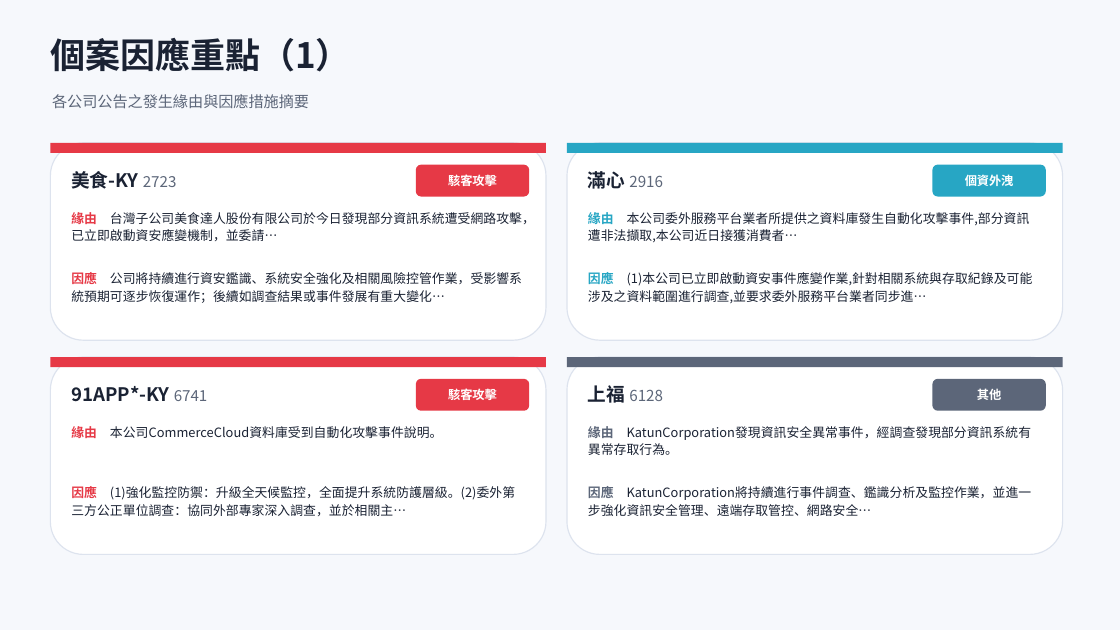
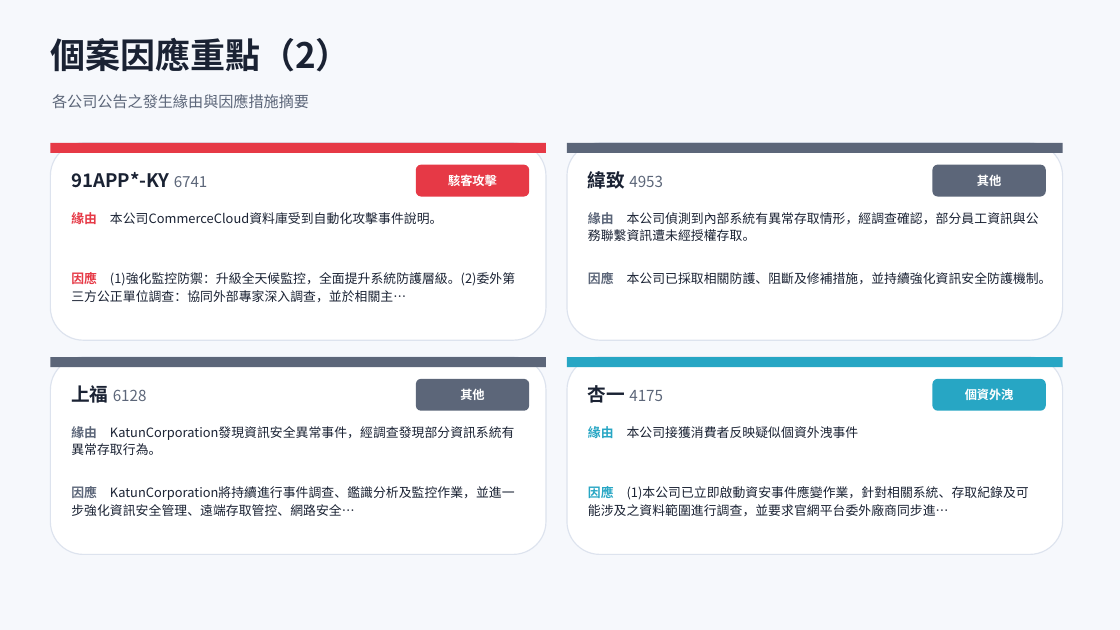
Before and after one commit to Johnnylin77/mops-isec-monitor, a slide deck: slide 7 of 資安事件因應分析.pptx (slide 6 before the commit). Drawn at 1120x630 pixels with LibreOffice and Linux fonts; fonts in the diff are those of the drawing. Boxes give left, top, right and bottom in pixels: in the first picture for what was removed or moved away, otherwise in the second. Text is boxed around its words. In the diff, an @@ line names an element or a change of style, - is before the commit and + after.

```diff
--- a/資安事件因應分析.pptx
+++ b/資安事件因應分析.pptx
@@ text at (50,38,351,72): text changed @@
-個案因應重點（1）
+個案因應重點（2）
@@ rectangle at (567,143,1063,153): fill #27A6C4 to #5C6679 @@
@@ text at (71,172,208,188): text changed @@
-美食-KY 2723
+91APP*-KY 6741
@@ text at (588,171,663,189): text changed @@
-滿心 2916
+緯致 4953
@@ rounded rectangle at (933,165,1046,197): fill #27A6C4 to #5C6679 @@
@@ text at (977,175,1001,186): text changed @@
-個資外洩
+其他
@@ text at (71,212,442,224): text changed @@
-緣由 台灣子公司美食達人股份有限公司於今日發現部分資訊系統遭受網路攻擊，已立即啟動資安應變機制，並委請…
+緣由 本公司CommerceCloud資料庫受到自動化攻擊事件說明。
@@ text at (588,212,1039,241): text changed @@
-緣由 本公司委外服務平台業者所提供之資料庫發生自動化攻擊事件,部分資訊遭非法擷取,本公司近日接獲消費者…
+緣由 本公司偵測到內部系統有異常存取情形，經調查確認，部分員工資訊與公務聯繫資訊遭未經授權存取。
@@ text at (71,272,515,302): text changed @@
-因應 公司將持續進行資安鑑識、系統安全強化及相關風險控管作業，受影響系統預期可逐步恢復運作；後續如調查結果或事件發展有重大變化…
+因應 (1)強化監控防禦：升級全天候監控，全面提升系統防護層級。(2)委外第三方公正單位調查：協同外部專家深入調查，並於相關主…
@@ text at (588,272,1052,284): text changed @@
-因應 (1)本公司已立即啟動資安事件應變作業,針對相關系統與存取紀錄及可能涉及之資料範圍進行調查,並要求委外服務平台業者同步進…
+因應 本公司已採取相關防護、阻斷及修補措施，並持續強化資訊安全防護機制。
@@ rectangle at (50,357,546,367): fill #E63946 to #5C6679 @@
@@ rectangle at (567,357,1063,367): fill #5C6679 to #27A6C4 @@
@@ text at (71,385,147,403): text changed; size 16 to 13 pt; text colour #1A2233 to #5C6679; bold off @@
-91APP*-KY 6741
+上福 6128
@@ rounded rectangle at (416,379,529,411): fill #E63946 to #5C6679 @@
@@ text at (460,388,484,400): text changed @@
-駭客攻擊
+其他
@@ text at (588,385,663,403): text changed @@
-上福 6128
+杏一 4175
@@ rounded rectangle at (933,379,1046,411): fill #5C6679 to #27A6C4 @@
@@ text at (965,388,1014,400): text changed @@
-其他
+個資外洩
@@ text at (71,426,515,455): text changed @@
-緣由 本公司CommerceCloud資料庫受到自動化攻擊事件說明。
+緣由 KatunCorporation發現資訊安全異常事件，經調查發現部分資訊系統有異常存取行為。
@@ text at (588,426,859,438): text changed @@
-緣由 KatunCorporation發現資訊安全異常事件，經調查發現部分資訊系統有異常存取行為。
+緣由 本公司接獲消費者反映疑似個資外洩事件
@@ text at (71,486,515,516): text changed @@
-因應 (1)強化監控防禦：升級全天候監控，全面提升系統防護層級。(2)委外第三方公正單位調查：協同外部專家深入調查，並於相關主…
+因應 KatunCorporation將持續進行事件調查、鑑識分析及監控作業，並進一步強化資訊安全管理、遠端存取管控、網路安全…
@@ text at (588,484,1029,516): text changed @@
-因應 KatunCorporation將持續進行事件調查、鑑識分析及監控作業，並進一步強化資訊安全管理、遠端存取管控、網路安全…
+因應 (1)本公司已立即啟動資安事件應變作業，針對相關系統、存取紀錄及可能涉及之資料範圍進行調查，並要求官網平台委外廠商同步進…
```
Also in this commit, not shown: 6 other slides changed, 1 slide added, 2 other files.
